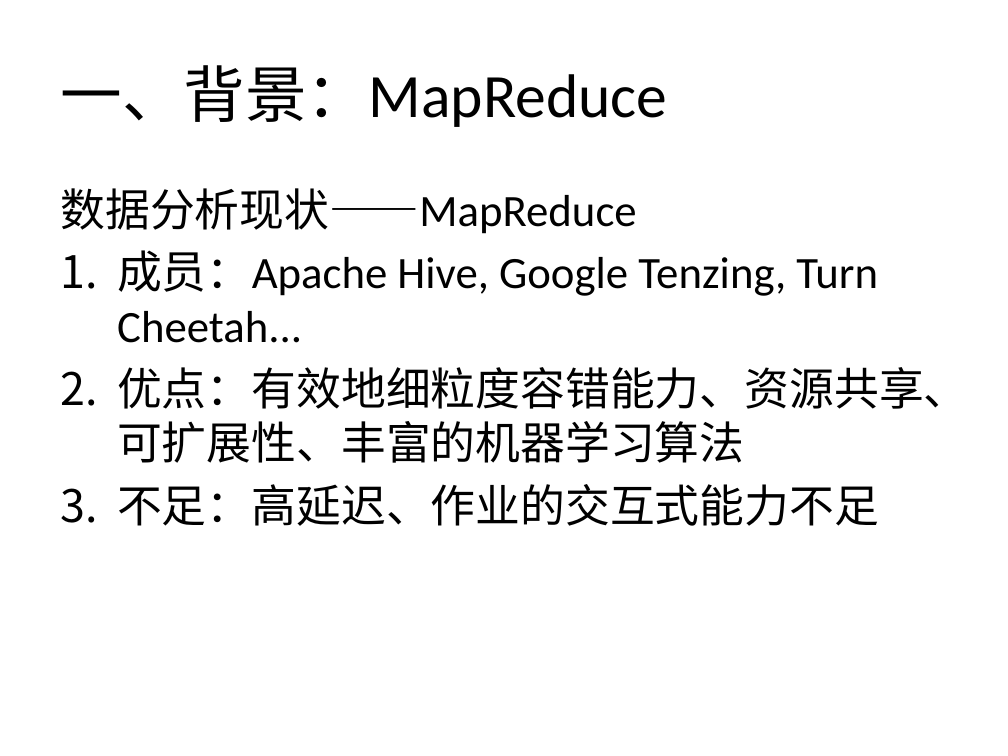
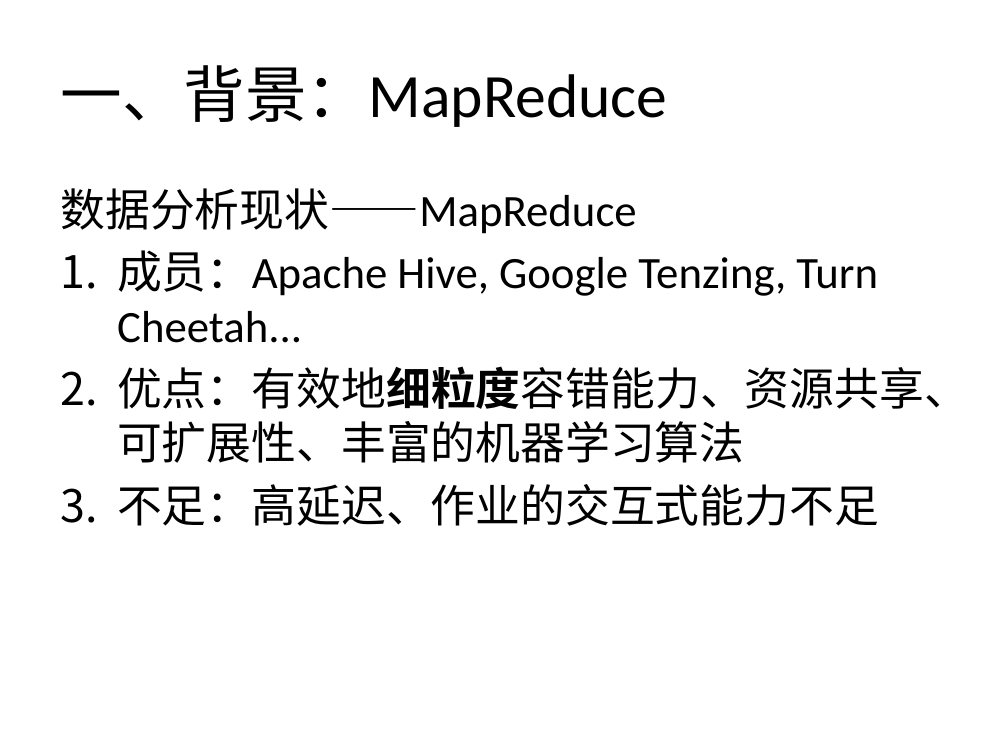
Before and after one commit to wuxingdexian/seminar, a slide deck: slide 5 of 整合.pptx. Drawn at 1008x756 pixels with LibreOffice and Linux fonts; fonts in the diff are those of the drawing. Boxes give left, top, right and bottom in pixels: in the first picture for what was removed or moved away, otherwise in the second. Text is boxed around its words. In the diff, an @@ line names an element or a change of style, - is before the commit and + after.

```diff
--- a/整合.pptx
+++ b/整合.pptx
@@ text at (117, 366, 969, 463): bold on in "优点：有效地细粒度容错能力、资源共享、可扩展性、丰富的机器学习算法" @@
```
Also in this commit, not shown: 9 other slides changed, 14 slides added, 3 slides removed, 3 other files.
